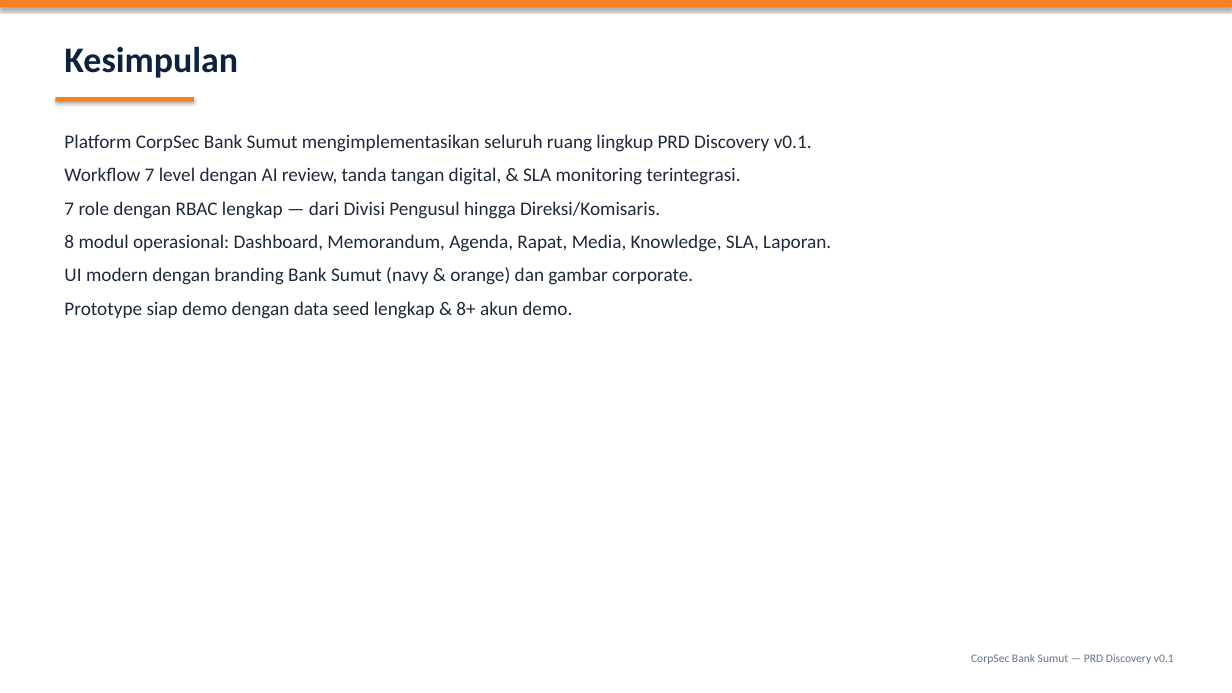
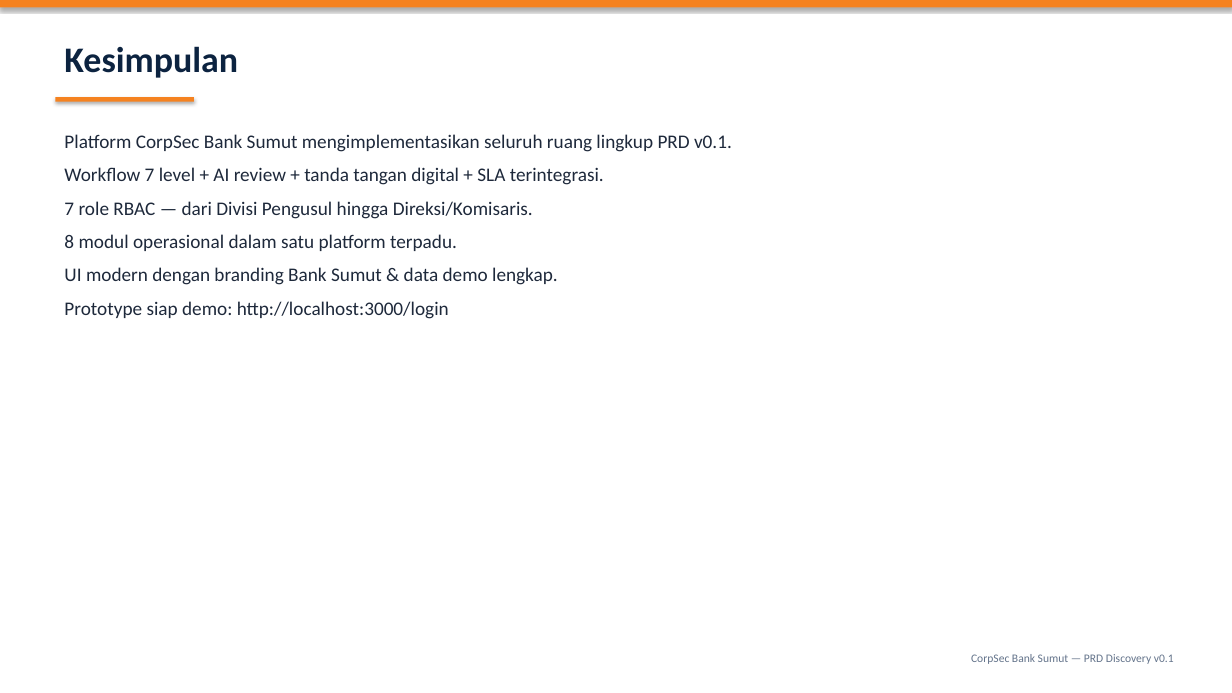
Before and after one commit to kelompok8ai/repo-day1-a, a slide deck: slide 14 of docs/CorpSec-Bank-Sumut-Presentasi.pptx (slide 32 before the commit). Drawn at 1232x693 pixels with LibreOffice and Linux fonts; fonts in the diff are those of the drawing. Boxes give left, top, right and bottom in pixels: in the first picture for what was removed or moved away, otherwise in the second. Text is boxed around its words. In the diff, an @@ line names an element or a change of style, - is before the commit and + after.

```diff
--- a/docs/CorpSec-Bank-Sumut-Presentasi.pptx
+++ b/docs/CorpSec-Bank-Sumut-Presentasi.pptx
@@ text at [64, 134, 732, 319]: text changed @@
-Platform CorpSec Bank Sumut mengimplementasikan seluruh ruang lingkup PRD Discovery v0.1.
-Workflow 7 level dengan AI review, tanda tangan digital, & SLA monitoring terintegrasi.
-7 role dengan RBAC lengkap — dari Divisi Pengusul hingga Direksi/Komisaris.
-8 modul operasional: Dashboard, Memorandum, Agenda, Rapat, Media, Knowledge, SLA, Laporan.
-UI modern dengan branding Bank Sumut (navy & orange) dan gambar corporate.
-Prototype siap demo dengan data seed lengkap & 8+ akun demo.
+Platform CorpSec Bank Sumut mengimplementasikan seluruh ruang lingkup PRD v0.1.
+Workflow 7 level + AI review + tanda tangan digital + SLA terintegrasi.
+7 role RBAC — dari Divisi Pengusul hingga Direksi/Komisaris.
+8 modul operasional dalam satu platform terpadu.
+UI modern dengan branding Bank Sumut & data demo lengkap.
+Prototype siap demo: http://localhost:3000/login
```
Also in this commit, not shown: 14 other slides changed, 19 slides removed, 1 other file.
